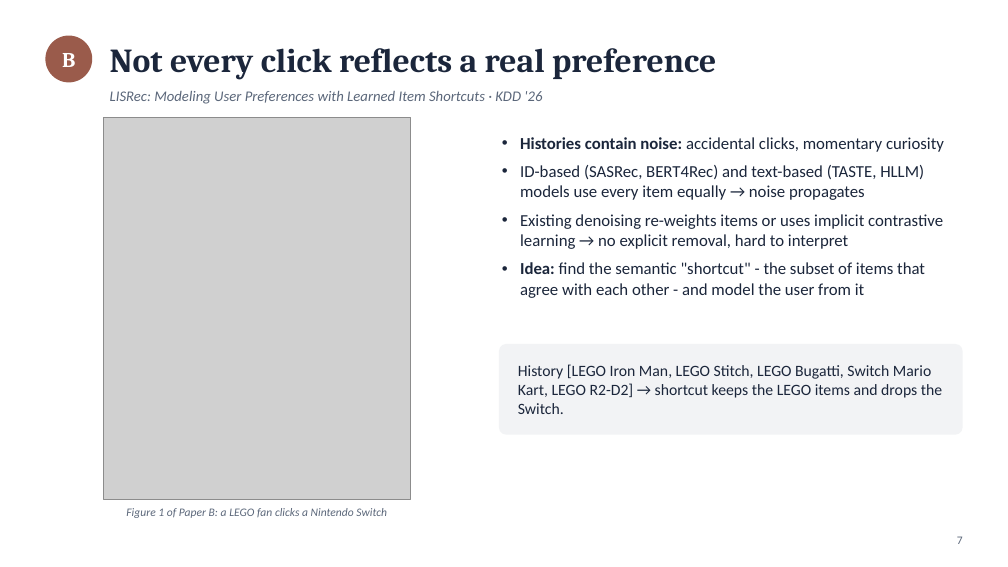
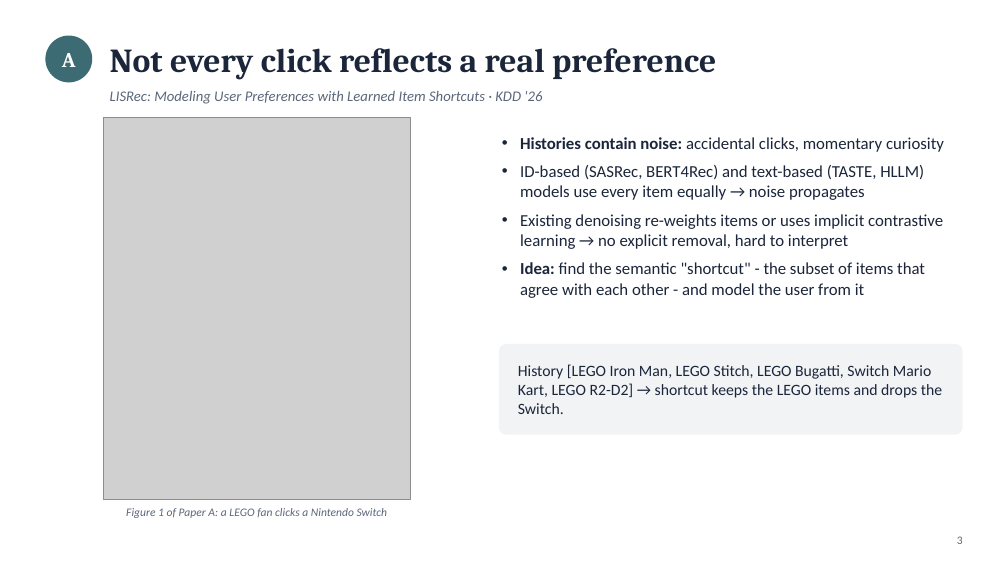
Before and after one commit to CH-Joshua-Hsiao/NYCU-BigDataAnalytics-Papers, a slide deck: slide 3 of paper_presentation.pptx (slide 7 before the commit). Drawn at 1008x567 pixels with LibreOffice and Linux fonts; fonts in the diff are those of the drawing; grey boxes stand for pictures. Boxes give left, top, right and bottom in pixels: in the first picture for what was removed or moved away, otherwise in the second. Text is boxed around its words. In the diff, an @@ line names an element or a change of style, - is before the commit and + after.

```diff
--- a/paper_presentation.pptx
+++ b/paper_presentation.pptx
@@ ellipse "A" at [45,36,92,82]: fill #9A5B4B to #3D6B73 @@
@@ text in ellipse at [62,53,76,67]: text changed @@
-B
+A
@@ text at [126,508,388,518]: text changed @@
-Figure 1 of Paper B: a LEGO fan clicks a Nintendo Switch
+Figure 1 of Paper A: a LEGO fan clicks a Nintendo Switch
@@ text at [957,536,963,544]: text changed @@
-7
+3
```
Also in this commit, not shown: 12 other slides changed, 16 other files.
